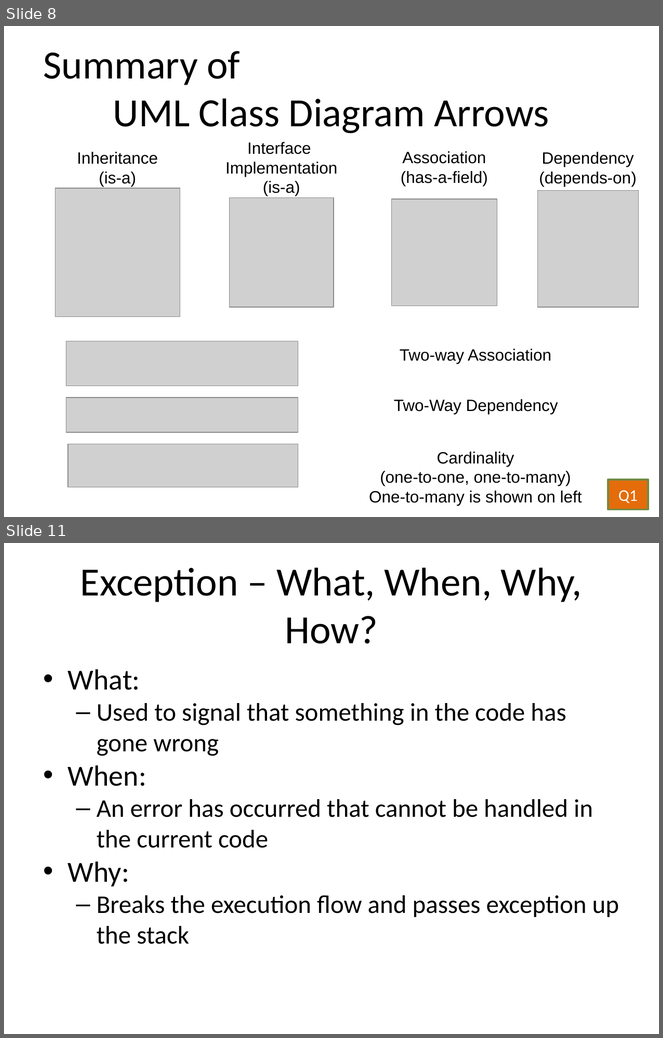
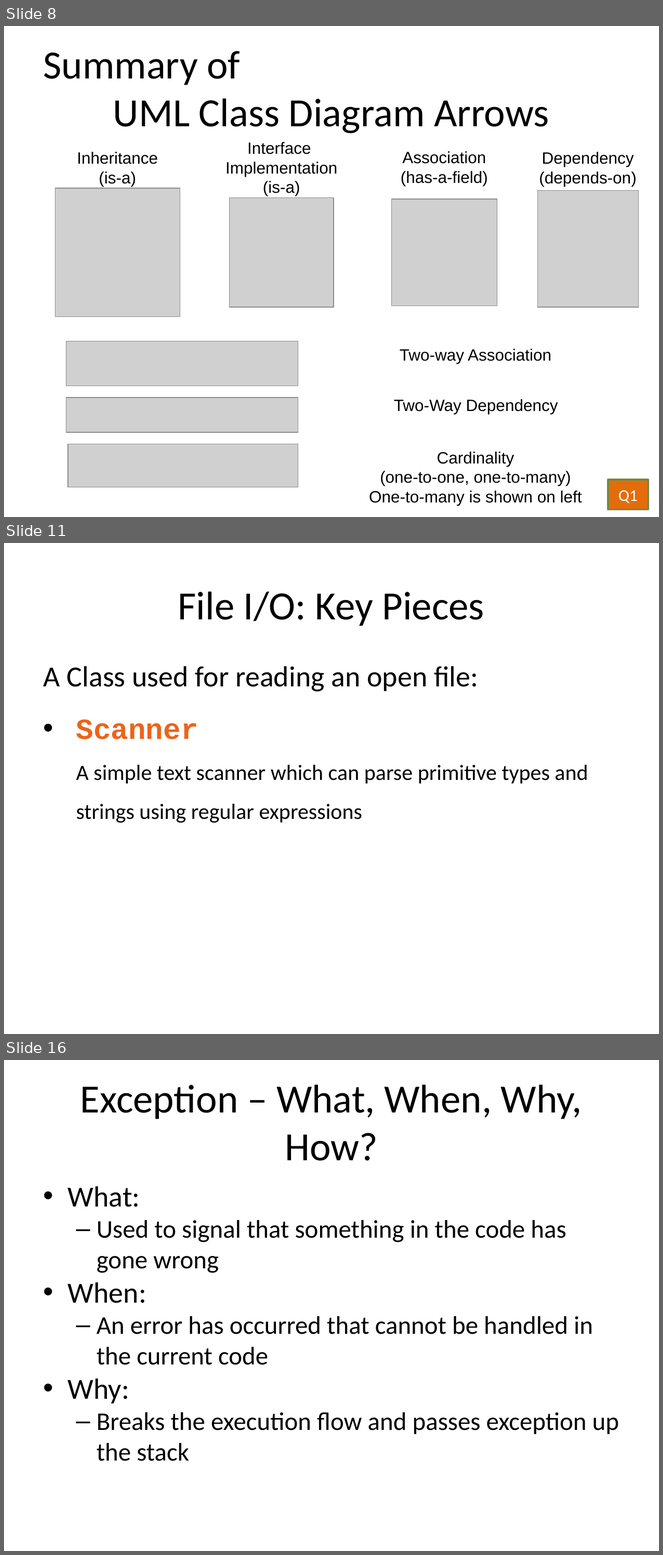
Before and after one commit to RHIT-CSSE/csse220, a slide deck: ClassMaterials/OOAndExceptions/Slides/OODFilesExceptions.pptx. Shown one above the other, each under a label of ours: slides 8 and 11 before the commit, slides 8, 11 and 16 after it; the slides between them are not shown. The pictures are 663x1038 and 663x1555 pixels, drawn with LibreOffice and Linux fonts; fonts in the diff are those of the drawing; grey boxes stand for pictures. Boxes give left, top, right and bottom in pixels: in the first picture for what was removed or moved away, otherwise in the second. Text is boxed around its words. In the diff, an @@ line names an element or a change of style, - is before the commit and + after.

```diff
--- a/ClassMaterials/OOAndExceptions/Slides/OODFilesExceptions.pptx
+++ b/ClassMaterials/OOAndExceptions/Slides/OODFilesExceptions.pptx
@@ slide 11 added at bbox=[4, 543, 659, 1034], background #FFFFFF @@
@@ text added at bbox=[178, 591, 484, 626], 44 pt, text #000000 @@
+File I/O: Key Pieces
@@ text added at bbox=[44, 666, 588, 823], 24 pt, text #000000 @@
+A Class used for reading an open file:
+• Scanner
+  A simple text scanner which can parse primitive types and strings using regular expressions
@@ what was slide 11 is now slide 16 @@
```
Also in this commit, not shown: 11 slides changed, 7 other slides added, 3 slides removed.
